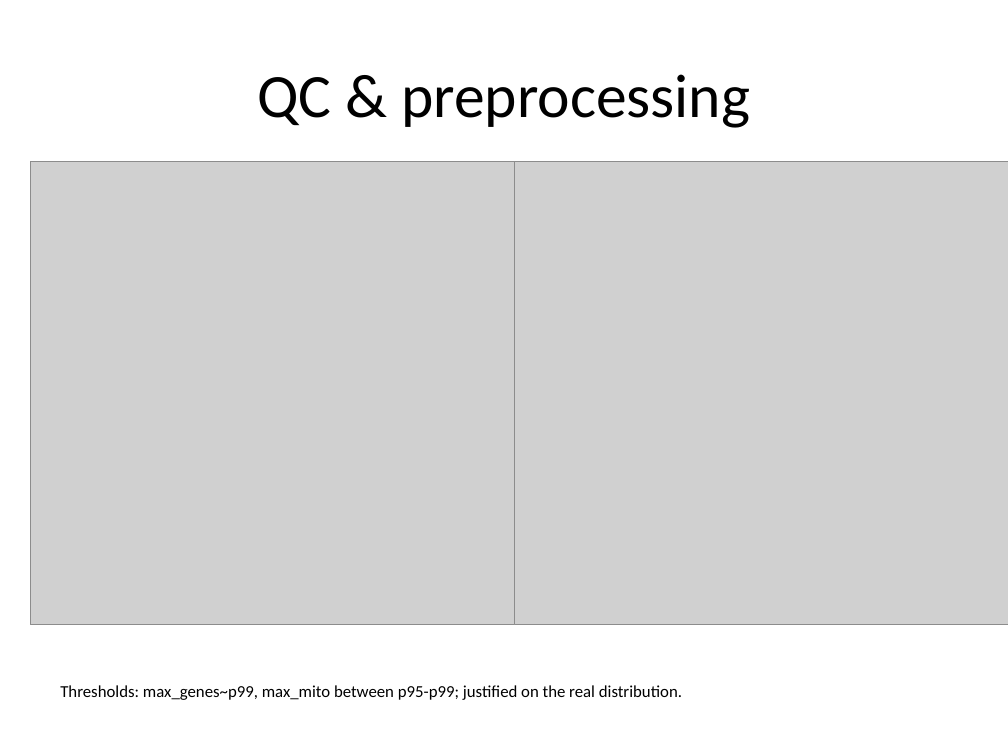
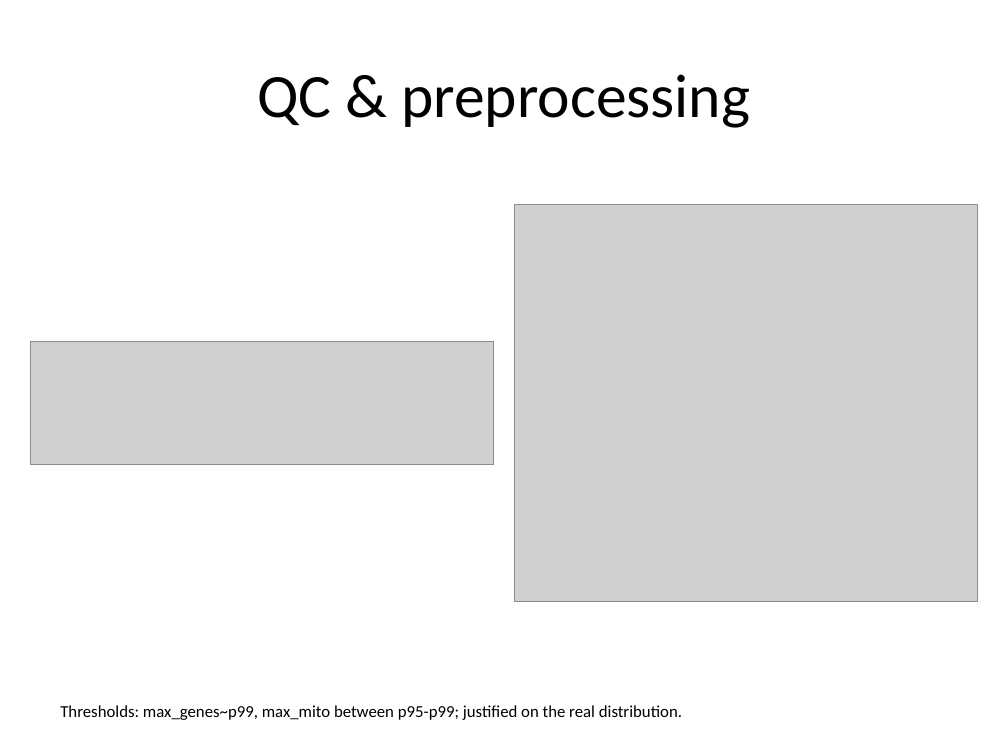
Before and after one commit to MegatronJeremy/ANOA-ANO, a slide deck: slide 4 of results/slides/GI_nanoplastic.pptx. Drawn at 1008x756 pixels with LibreOffice and Linux fonts; fonts in the diff are those of the drawing; grey boxes stand for pictures. Boxes give left, top, right and bottom in pixels: in the first picture for what was removed or moved away, otherwise in the second. Text is boxed around its words. In the diff, an @@ line names an element or a change of style, - is before the commit and + after.

Commit message:
fix: slide figures no longer overflow / overlap
_figure_slide sized pictures by height only, so landscape figures (violin
strips 3.75:1, mixture-additivity 5:1) rendered far wider than the slide and
spilled off the edge / overlapped in the two-up layout -- all 12 deck figures
overflowed.

New _place_fit scales each image to FIT its box by whichever dimension binds
(width or height), preserving aspect ratio, and centres it. Verified: 0
pictures exceed the 10x7.5in slide bounds. Deck rebuilt from the current
results/full/figures/ (also fixes the stale-figures issue).

```diff
--- a/results/slides/GI_nanoplastic.pptx
+++ b/results/slides/GI_nanoplastic.pptx
@@ picture: place and size @@
-picture at bbox=[514, 161, 1008, 625]
+picture at bbox=[514, 205, 978, 602]
@@ picture: place and size @@
-picture at bbox=[30, 161, 1008, 625]
+picture at bbox=[30, 342, 494, 466]
@@ text "Thresholds: max_genes~p99, max_mito between p95-p99; ...": place and size @@
-text "Thresholds: max_genes~p99, max_mito between p95-p99; ..." at bbox=[60, 685, 682, 700]
+text "Thresholds: max_genes~p99, max_mito between p95-p99; ..." at bbox=[60, 705, 682, 720]
```
Also in this commit, not shown: 5 other slides changed, 1 other file.
